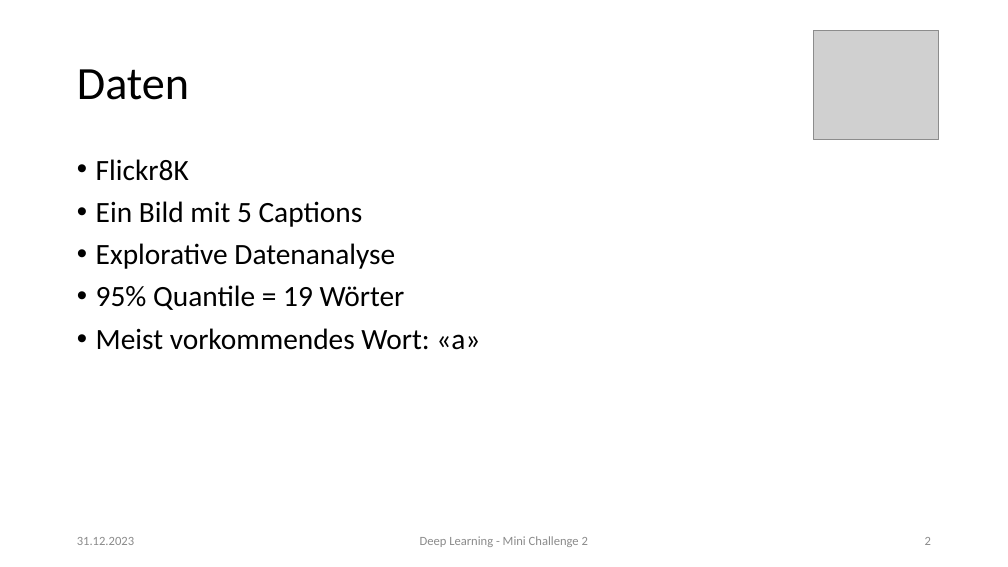
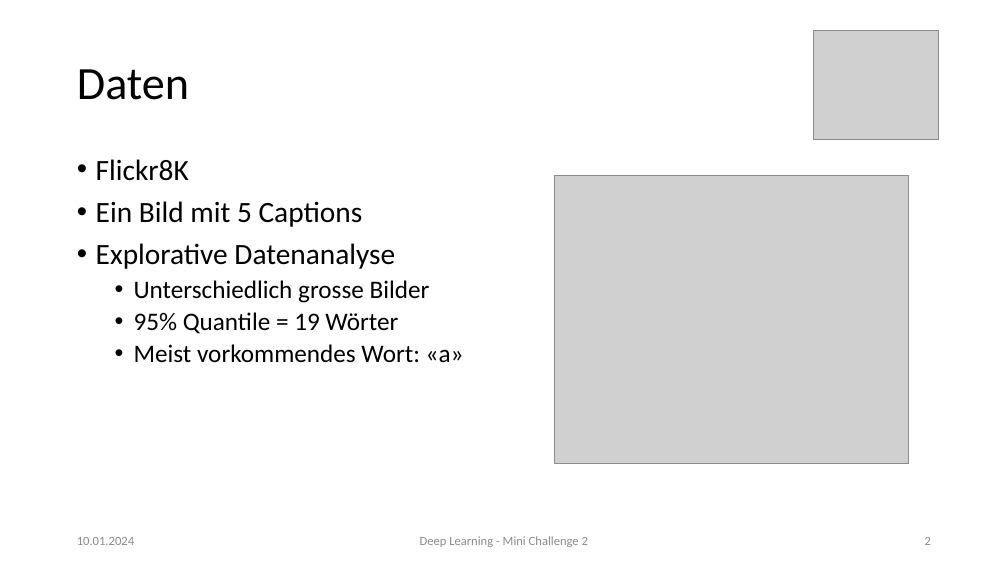
Before and after one commit to 7ben18/fhnw-del-Deep-Learning, a slide deck: slide 2 of del-Minichallenge-2/docs/del-mc2-präsi.pptx. Drawn at 1008x567 pixels with LibreOffice and Linux fonts; fonts in the diff are those of the drawing; grey boxes stand for pictures. Boxes give left, top, right and bottom in pixels: in the first picture for what was removed or moved away, otherwise in the second. Text is boxed around its words. In the diff, an @@ line names an element or a change of style, - is before the commit and + after.

```diff
--- a/del-Minichallenge-2/docs/del-mc2-präsi.pptx
+++ b/del-Minichallenge-2/docs/del-mc2-präsi.pptx
@@ picture added at (554,175,908,464) @@
@@ text at (134,280,430,303): paragraph added @@
+  • Unterschiedlich grosse Bilder
@@ text at (134,312,464,363): size 28 to 24 pt in "95% Quantile = 19 Wörter", "Meist vorkommendes Wort: «a»"; list level 1 to 2 in "95% Quantile = 19 Wörter"; list level 1 to 2 in "Meist vorkommendes Wort: «a»" @@
@@ text at (77,537,134,545): text changed @@
-31.12.2023
+10.01.2024
```
Also in this commit, not shown: 9 other slides changed.
